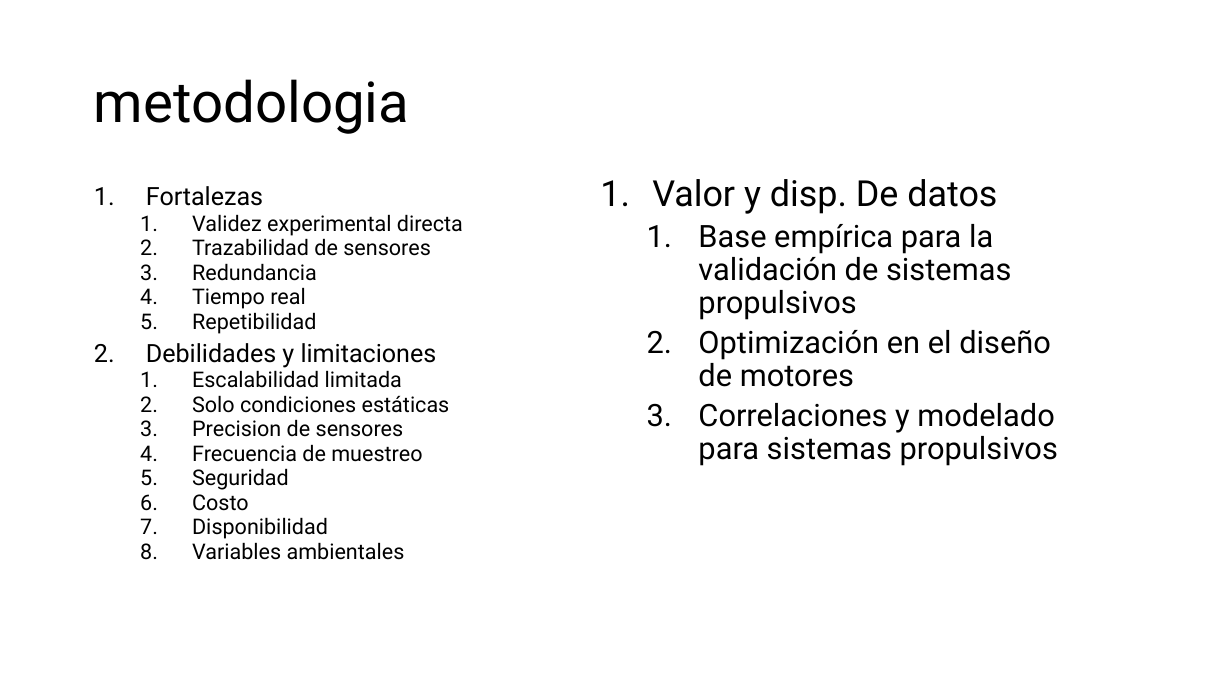
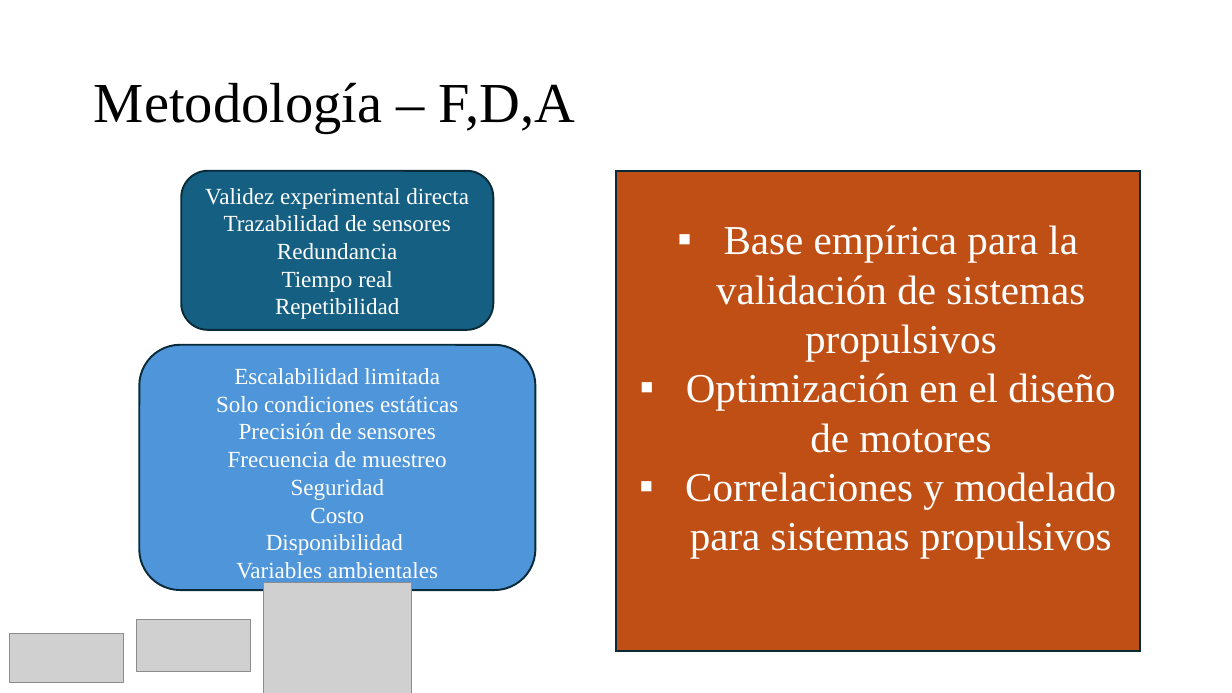
Before and after one commit to Archimedean2345/The-thermal-repository, a slide deck: slide 8 of PIAE2-Presentacion Tecnica.pptx. Drawn at 1232x693 pixels with LibreOffice and Linux fonts; fonts in the diff are those of the drawing; grey boxes stand for pictures. Boxes give left, top, right and bottom in pixels: in the first picture for what was removed or moved away, otherwise in the second. Text is boxed around its words. In the diff, an @@ line names an element or a change of style, - is before the commit and + after.

```diff
--- a/PIAE2-Presentacion Tecnica.pptx
+++ b/PIAE2-Presentacion Tecnica.pptx
@@ title at bbox=[94, 82, 576, 133]: text changed; font Roboto to Times New Roman @@
-metodologia
+Metodología – F,D,A
@@ rounded rectangle added at bbox=[181, 171, 494, 330], fill #156082, outline #092A39 1.5 pt, 18 pt, text #FFFFFF @@
+Validez experimental directa
+Trazabilidad de sensores
+Redundancia
+Tiempo real
+Repetibilidad
@@ rectangle "Base empírica para la validación ...": place and size @@
-rectangle "Base empírica para la validación ..." at bbox=[652, 179, 1058, 466]
+rectangle "Base empírica para la validación ..." at bbox=[616, 171, 1141, 652]
@@ rectangle "Base empírica para la validación ..." at bbox=[616, 171, 1141, 652]: size 24 to 32 pt, font Roboto to Times New Roman, text colour #000000 to #FFFFFF; alignment left to centre; bullet 1. to ▪; list level 2 to 1 in "Base empírica para la validación ..."; line spacing 0.9 to 1; list level 2 to 1 in "Optimización en el diseño de ..."; list level 2 to 1 in "Correlaciones y modelado para sistemas ..."; vertical alignment top to middle; fill none to #C04F15; outline none to #092A39 1.5 pt @@
@@ text in rectangle at bbox=[652, 179, 997, 214]: paragraph removed @@
-1. Valor y disp. De datos
@@ text in rounded rectangle at bbox=[146, 186, 463, 368]: paragraphs removed @@
-1. Fortalezas
-  1. Validez experimental directa
-  2. Trazabilidad de sensores
-  3. Redundancia
-  4. Tiempo real
-  5. Repetibilidad
-2. Debilidades y limitaciones
@@ rounded rectangle "Escalabilidad limitada": place and size @@
-rounded rectangle "Escalabilidad limitada" at bbox=[146, 186, 463, 560]
+rounded rectangle "Escalabilidad limitada" at bbox=[140, 345, 536, 590]
@@ rounded rectangle "Escalabilidad limitada" at bbox=[140, 345, 536, 590]: fill none to #4E95D9; outline none to #092A39 1.5 pt @@
@@ text in rounded rectangle at bbox=[216, 368, 458, 584]: size 16.8 to 18 pt, font Roboto to Times New Roman, text colour #000000 to #FFFFFF in "Escalabilidad limitada", "Solo condiciones estáticas", "Frecuencia de muestreo", "Seguridad" and 3 more places; alignment left to centre; bullet 1. to none; list level 2 to 1 in "Escalabilidad limitada"; line spacing 0.7 to 1; list level 2 to 1 in "Solo condiciones estáticas"; list level 2 to 1 in "Frecuencia de muestreo"; list level 2 to 1 in "Seguridad"; list level 2 to 1 in "Costo"; list level 2 to 1 in "Disponibilidad"; list level 2 to 1 in "Variables ambientales" @@
@@ text in rounded rectangle at bbox=[239, 423, 436, 439]: text changed; size 16.8 to 18 pt; font Roboto to Times New Roman; text colour #000000 to #FFFFFF @@
-  3. Precision de sensores
+Precisión de sensores
@@ picture added at bbox=[263, 582, 411, 693] @@
@@ picture added at bbox=[136, 620, 250, 672] @@
@@ picture added at bbox=[9, 634, 124, 683] @@
```
Also in this commit, not shown: 13 other slides changed, 1 slide added, 1 slide removed.
